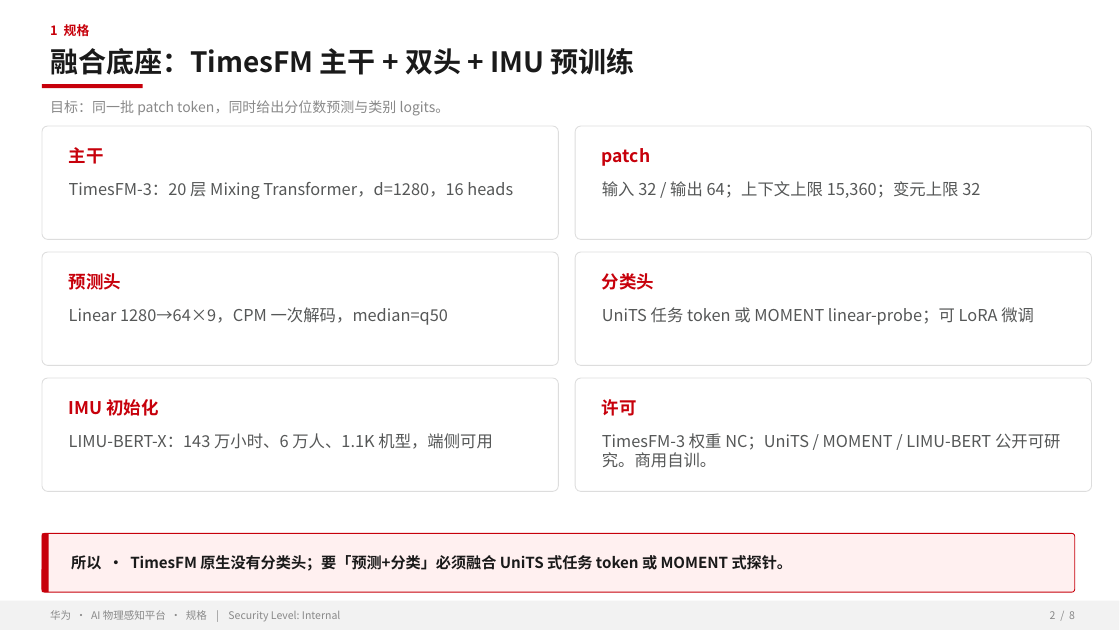
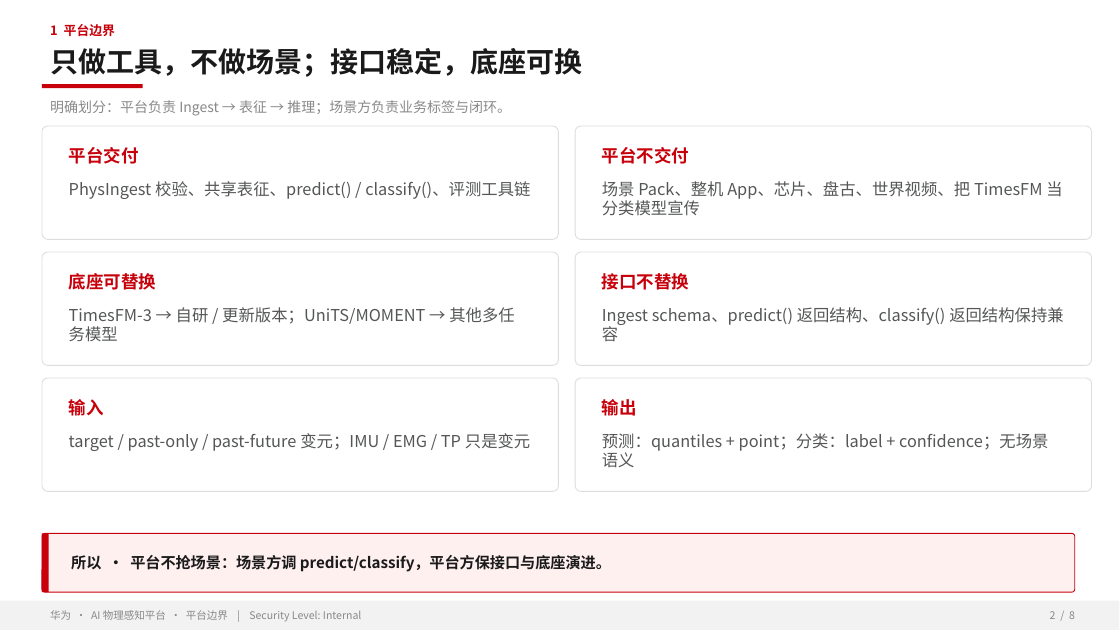
Before and after one commit to zhangrui1123/ai-physical-sensing, a slide deck: slide 2 of AI物理感知平台-华为汇报.pptx. Drawn at 1120x630 pixels with LibreOffice and Linux fonts; fonts in the diff are those of the drawing; background and template pictures are left out. Boxes give left, top, right and bottom in pixels: in the first picture for what was removed or moved away, otherwise in the second. Text is boxed around its words. In the diff, an @@ line names an element or a change of style, - is before the commit and + after.

```diff
--- a/AI物理感知平台-华为汇报.pptx
+++ b/AI物理感知平台-华为汇报.pptx
@@ text at (50, 24, 115, 36): text changed @@
-1 规格
+1 平台边界
@@ text at (50, 48, 582, 77): text changed @@
-融合底座：TimesFM 主干 + 双头 + IMU 预训练
+只做工具，不做场景；接口稳定，底座可换
@@ text at (50, 100, 511, 116): text changed @@
-目标：同一批 patch token，同时给出分位数预测与类别 logits。
+明确划分：平台负责 Ingest → 表征 → 推理；场景方负责业务标签与闭环。
@@ text at (69, 147, 139, 164): text changed @@
-主干
+平台交付
@@ text at (602, 147, 689, 164): text changed @@
-patch
+平台不交付
@@ text at (69, 181, 530, 199): text changed @@
-TimesFM-3：20 层 Mixing Transformer，d=1280，16 heads
+PhysIngest 校验、共享表征、predict() / classify()、评测工具链
@@ text at (602, 181, 1062, 216): text changed @@
-输入 32 / 输出 64；上下文上限 15,360；变元上限 32
+场景 Pack、整机 App、芯片、盘古、世界视频、把 TimesFM 当分类模型宣传
@@ text at (69, 273, 156, 290): text changed @@
-预测头
+底座可替换
@@ text at (602, 273, 689, 290): text changed @@
-分类头
+接口不替换
@@ text at (69, 307, 514, 342): text changed @@
-Linear 1280→64×9，CPM 一次解码，median=q50
+TimesFM-3 → 自研 / 更新版本；UniTS/MOMENT → 其他多任务模型
@@ text at (602, 307, 1063, 341): text changed @@
-UniTS 任务 token 或 MOMENT linear-probe；可 LoRA 微调
+Ingest schema、predict() 返回结构、classify() 返回结构保持兼容
@@ text at (69, 399, 104, 416): text changed @@
-IMU 初始化
+输入
@@ text at (602, 399, 637, 416): text changed @@
-许可
+输出
@@ text at (69, 433, 530, 451): text changed @@
-LIMU-BERT-X：143 万小时、6 万人、1.1K 机型，端侧可用
+target / past-only / past-future 变元；IMU / EMG / TP 只是变元
@@ text at (602, 433, 1048, 468): text changed @@
-TimesFM-3 权重 NC；UniTS / MOMENT / LIMU-BERT 公开可研究。商用自训。
+预测：quantiles + point；分类：label + confidence；无场景语义
@@ text at (71, 555, 611, 572): text changed @@
-所以 · TimesFM 原生没有分类头；要「预测+分类」必须融合 UniTS 式任务 token 或 MOMENT 式探针。
+所以 · 平台不抢场景：场景方调 predict/classify，平台方保接口与底座演进。
@@ text at (50, 610, 361, 621): text changed @@
-华为 · AI 物理感知平台 · 规格 | Security Level: Internal
+华为 · AI 物理感知平台 · 平台边界 | Security Level: Internal
```
Also in this commit, not shown: 4 other slides changed, 3 slides added, 3 slides removed, 2 other files.
